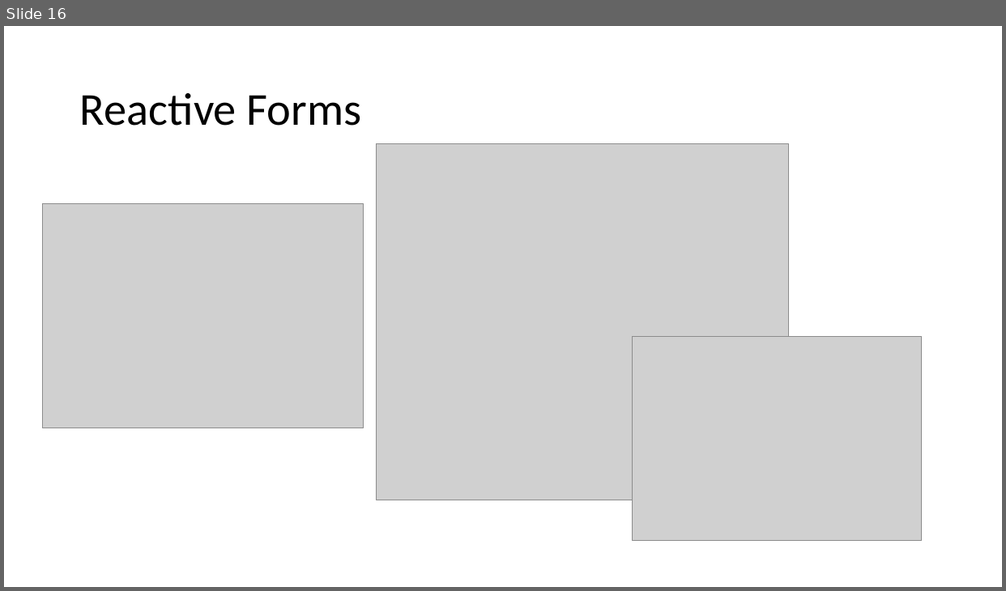
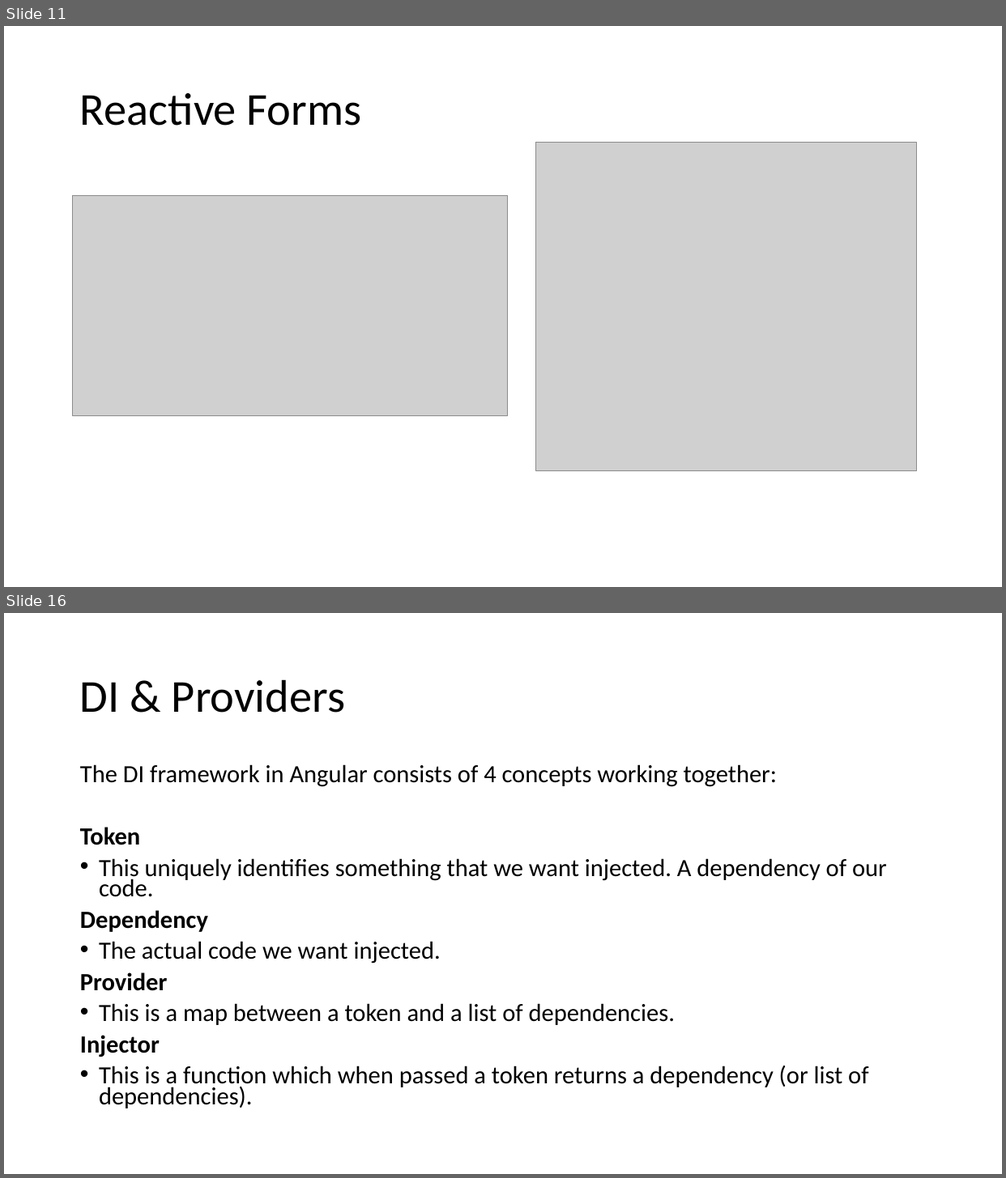
Before and after one commit to sitaramgarlapati/angularDemo, a slide deck: slides/Ang Sessions 2.pptx. Shown one above the other, each under a label of ours: slide 16 before the commit, slides 11 and 16 after it; the slides between them are not shown. The pictures are 1006x591 and 1006x1178 pixels, drawn with LibreOffice and Linux fonts; fonts in the diff are those of the drawing; grey boxes stand for pictures. Boxes give left, top, right and bottom in pixels: in the first picture for what was removed or moved away, otherwise in the second. Text is boxed around its words. In the diff, an @@ line names an element or a change of style, - is before the commit and + after.

```diff
--- a/slides/Ang Sessions 2.pptx
+++ b/slides/Ang Sessions 2.pptx
@@ slide 16 added at (4, 613, 1002, 1174), background #FFFFFF @@
@@ title added at (80, 679, 345, 713), 44 pt, text #000000 @@
+DI & Providers
@@ text added at (80, 764, 887, 1109), 23.8 pt, text #000000 @@
+The DI framework in Angular consists of 4 concepts working together:
+Token
+• This uniquely identifies something that we want injected. A dependency of our code.
+Dependency
+• The actual code we want injected.
+Provider
+• This is a map between a token and a list of dependencies.
+Injector
+• This is a function which when passed a token returns a dependency (or list of dependencies).
@@ what was slide 16 is now slide 11 @@
@@ slide 11 changed as well @@
@@ picture: place and size @@
-picture at (377, 144, 790, 501)
+picture at (536, 142, 917, 471)
@@ picture: place and size @@
-picture at (42, 204, 364, 428)
+picture at (73, 195, 508, 416)
@@ picture removed at (632, 337, 922, 541) @@
```
Also in this commit, not shown: 4 other slides changed, 9 other slides added, 10 slides removed, 17 other files.
